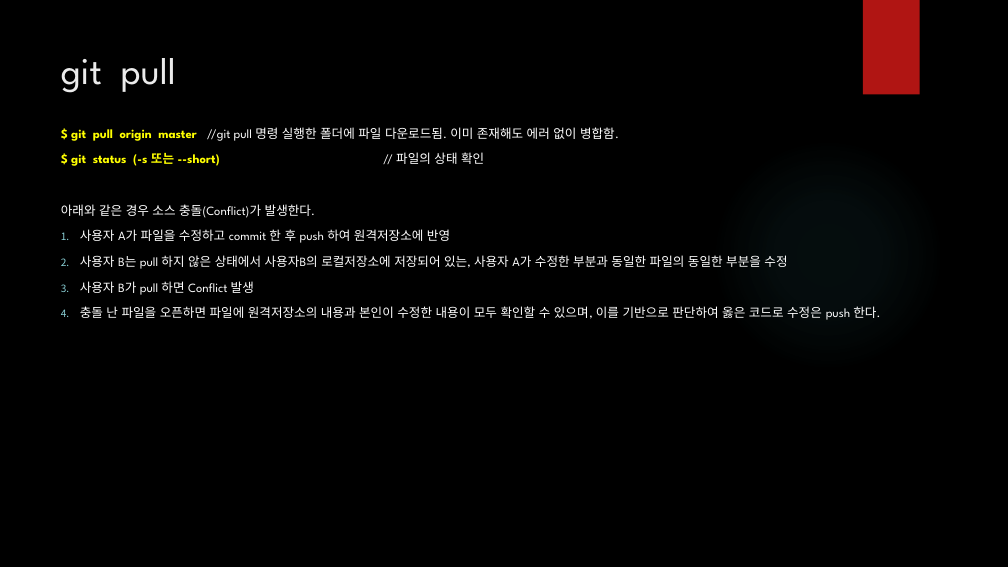
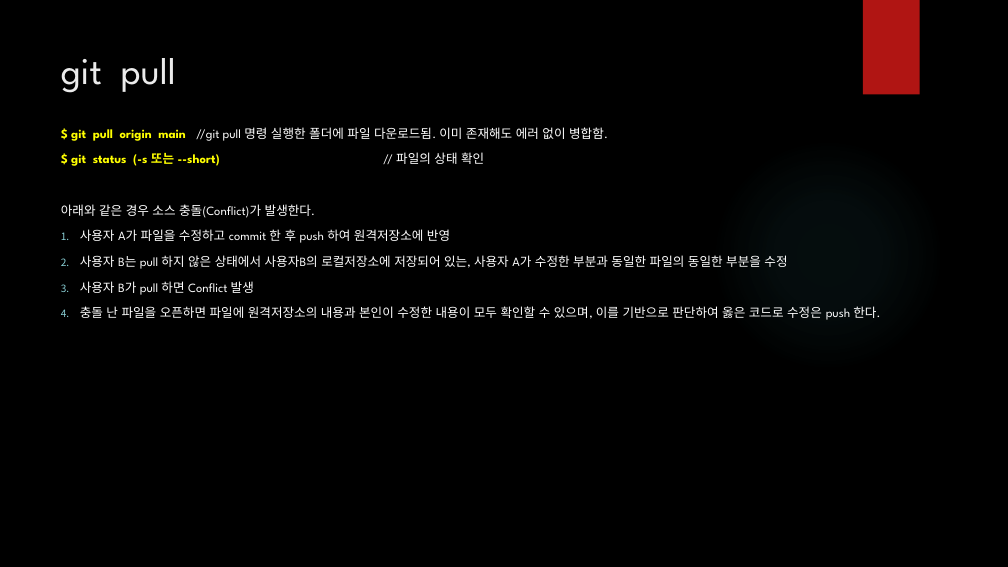
Before and after one commit to iredseal/Learning, a slide deck: slide 17 of Tools/git/SW 형상 관리.pptx. Drawn at 1008x567 pixels with LibreOffice and Linux fonts; fonts in the diff are those of the drawing; background and template pictures are left out. Boxes give left, top, right and bottom in pixels: in the first picture for what was removed or moved away, otherwise in the second. Text is boxed around its words. In the diff, an @@ line names an element or a change of style, - is before the commit and + after.

```diff
--- a/Tools/git/SW 형상 관리.pptx
+++ b/Tools/git/SW 형상 관리.pptx
@@ text at (71, 127, 608, 141): text changed @@
-$ git pull origin master //git pull 명령 실행한 폴더에 파일 다운로드됨. 이미 존재해도 에러 없이 병합함.
+$ git pull origin main //git pull 명령 실행한 폴더에 파일 다운로드됨. 이미 존재해도 에러 없이 병합함.
```
Also in this commit, not shown: 15 other slides changed, 3 other files.
